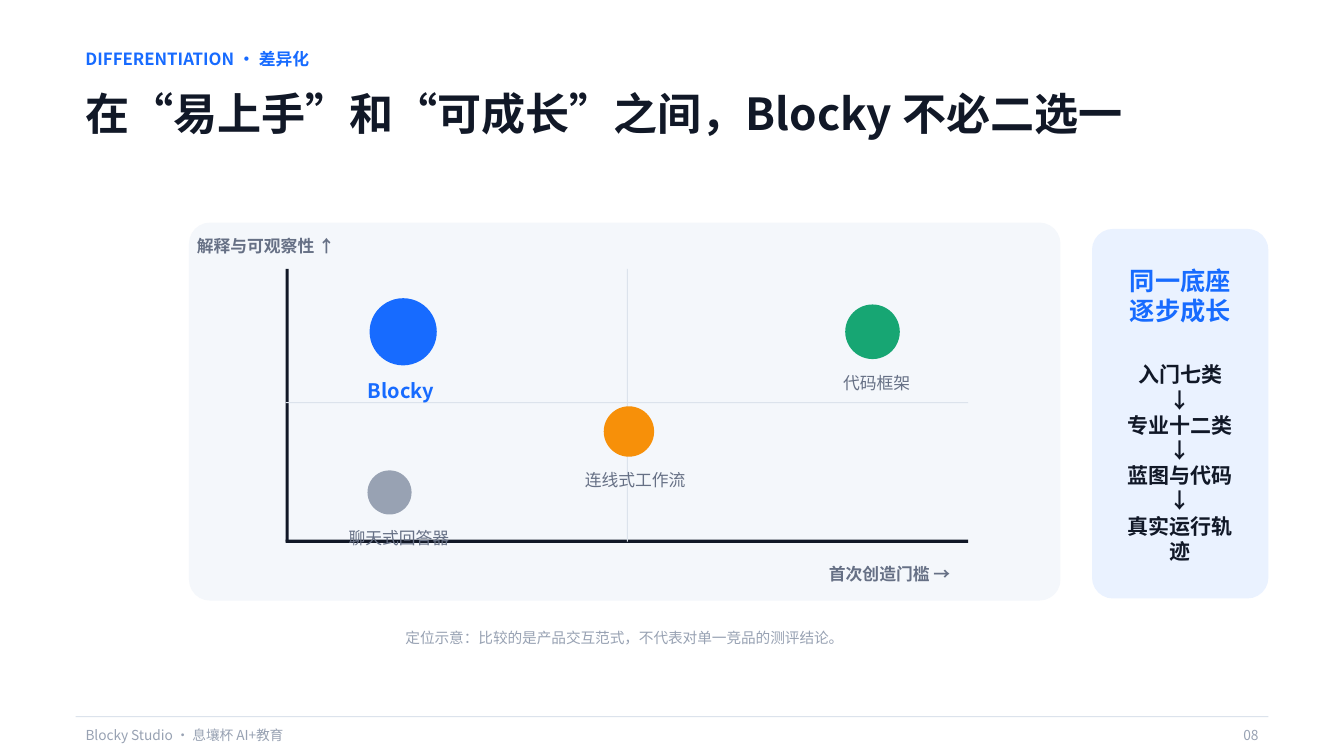
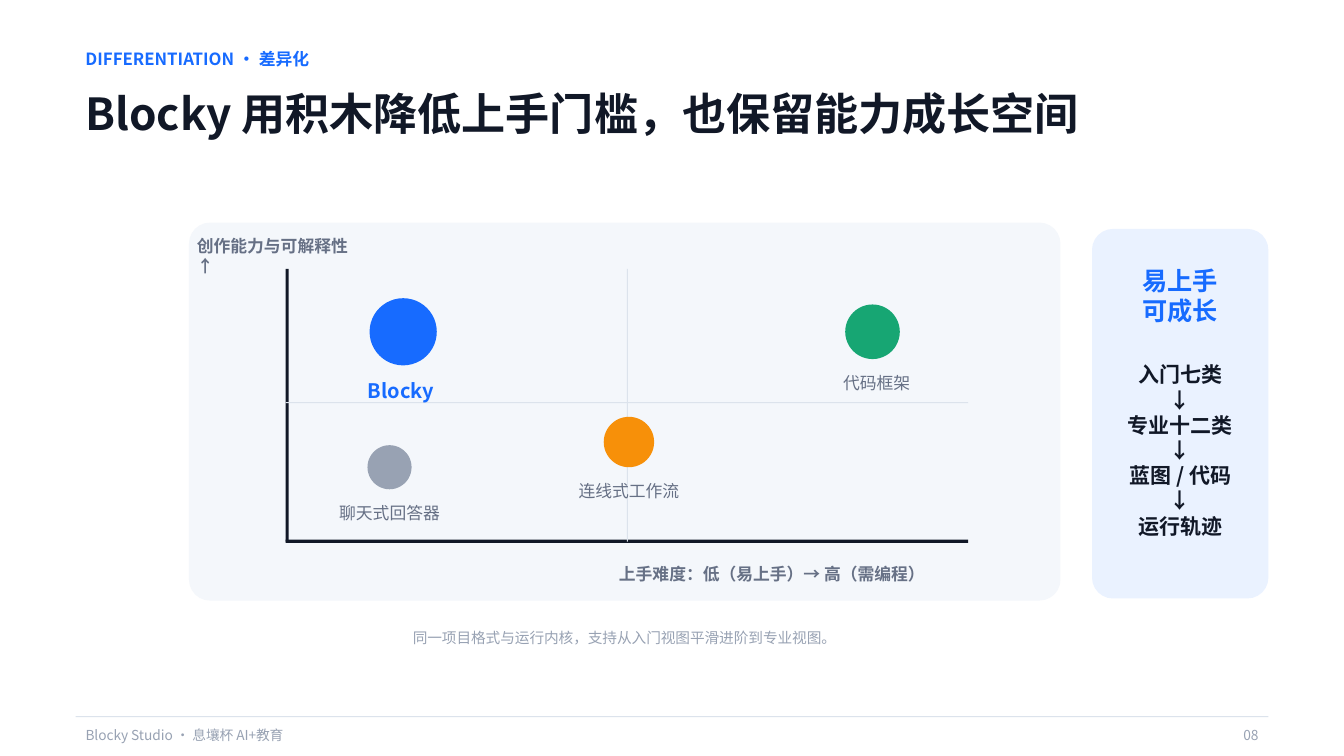
Before and after one commit to q2955161835-debug/Blocky-AI, a slide deck: slide 8 of PPT与商业计划书/Blocky-Studio-息壤杯-AI+教育.pptx. Drawn at 1344x756 pixels with LibreOffice and Linux fonts; fonts in the diff are those of the drawing. Boxes give left, top, right and bottom in pixels: in the first picture for what was removed or moved away, otherwise in the second. Text is boxed around its words. In the diff, an @@ line names an element or a change of style, - is before the commit and + after.

Commit message:
docs: redesign differentiation slide

```diff
--- a/PPT与商业计划书/Blocky-Studio-息壤杯-AI+教育.pptx
+++ b/PPT与商业计划书/Blocky-Studio-息壤杯-AI+教育.pptx
@@ text at box(86, 92, 1078, 140): text changed @@
-在“易上手”和“可成长”之间，Blocky 不必二选一
+Blocky 用积木降低上手门槛，也保留能力成长空间
@@ text at box(197, 238, 348, 254): text changed @@
-解释与可观察性 ↑
+创作能力与可解释性 ↑
@@ text at box(1142, 268, 1218, 323): text changed @@
-同一底座
-逐步成长
+易上手
+可成长
@@ ellipse: place and size @@
-ellipse at box(604, 406, 654, 457)
+ellipse at box(604, 417, 654, 468)
@@ ellipse: place and size @@
-ellipse at box(368, 471, 412, 515)
+ellipse at box(368, 446, 412, 490)
@@ text "连线式工作流": place and size @@
-text "连线式工作流" at box(585, 472, 686, 488)
+text "连线式工作流" at box(579, 483, 680, 499)
@@ text at box(1129, 462, 1231, 488): text changed @@
-蓝图与代码
+蓝图 / 代码
@@ text "聊天式回答器": place and size @@
-text "聊天式回答器" at box(349, 530, 450, 546)
+text "聊天式回答器" at box(339, 505, 440, 521)
@@ text at box(1138, 516, 1222, 536): text changed @@
-真实运行轨迹
+运行轨迹
@@ text at box(619, 566, 925, 582): text changed @@
-首次创造门槛 →
+上手难度：低（易上手）→ 高（需编程）
@@ text at box(413, 631, 836, 644): text changed @@
-定位示意：比较的是产品交互范式，不代表对单一竞品的测评结论。
+同一项目格式与运行内核，支持从入门视图平滑进阶到专业视图。
```
Also in this commit, not shown: 1 other file.
